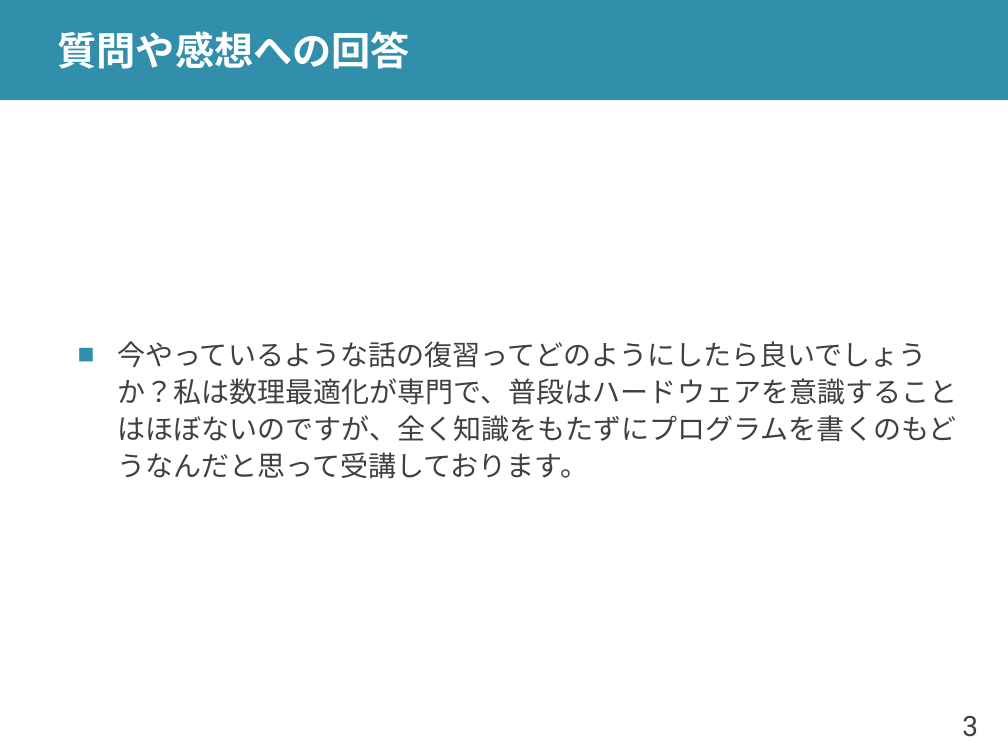
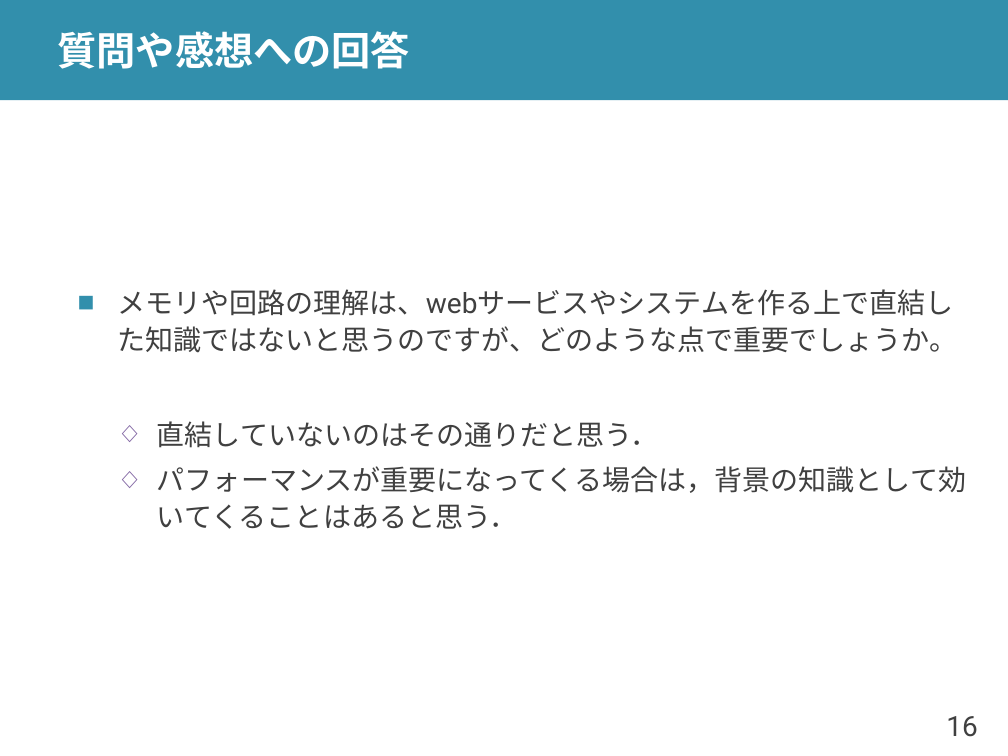
Before and after one commit to shioyadan/advanced-computer-organization, a slide deck: slide 16 of aco-shioya-08.pptx (slide 3 before the commit). Drawn at 1008x756 pixels with LibreOffice and Linux fonts; fonts in the diff are those of the drawing. Boxes give left, top, right and bottom in pixels: in the first picture for what was removed or moved away, otherwise in the second. Text is boxed around its words. In the diff, an @@ line names an element or a change of style, - is before the commit and + after.

```diff
--- a/aco-shioya-08.pptx
+++ b/aco-shioya-08.pptx
@@ text at (117,289,966,529): text changed @@
-■ 今やっているような話の復習ってどのようにしたら良いでしょうか？私は数理最適化が専門で、普段はハードウェアを意識することはほぼないのですが、全く知識をもたずにプログラムを書くのもどうなんだと思って受講しております。
+■ メモリや回路の理解は、webサービスやシステムを作る上で直結した知識ではないと思うのですが、どのような点で重要でしょうか。
+  ◇ 直結していないのはその通りだと思う．
+  ◇ パフォーマンスが重要になってくる場合は，背景の知識として効いてくることはあると思う．
@@ page number at (946,716,977,737): text changed @@
-3
+16
```
Also in this commit, not shown: 24 other slides changed, 7 slides added, 2 slides removed, 1 other file.
